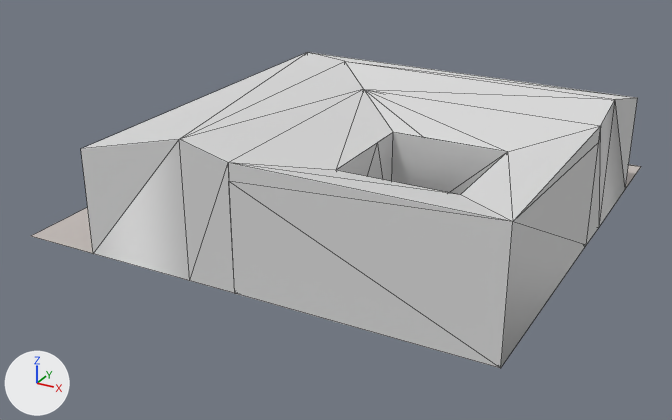
Before and after pictures for a commit that changed the OBJ model assets/stl_export/rr2r.obj.
Rendered twice from a 50 mm lens placed at (26.1, -51.1, 24.3), pointed at (-0.7, -2.5, -0.1). Lighting does not change. The marker at lower left points along +X, +Y and +Z. The first picture is the older version. Mesh edges are drawn as thin lines. Where no turn or scale is listed for an object, it has been applied to the vertices. Vertices at exactly the same position are counted once.

In view in the first picture: 'rr2r'.
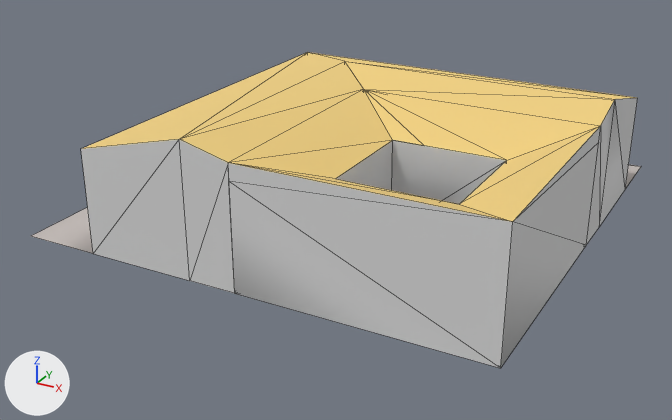
What the commit changed:
Material 'cortyard' (mat_cortyard) is new.
Its base color is (0.878, 0.792, 0.651) (pale yellow #f1e6d3).
Its roughness is 1.0.
Material 'Material' (mat_material) is new.
Its base color is (0.878, 0.639, 0.224) (yellow #f1d182).
Its roughness is 1.0.
me_rr2r is used by ob_rr2r; location (0.0, 0.0, 0.0).
me_rr2r had 35 vertices, 78 faces and spanned x -15.0..15.0, y -15.0..15.0, z 0.0..8.3.
me_rr2r now has 34 vertices, 72 faces and spans x -15.0..15.0, y -15.0..15.0, z 0.0..8.3.
Part 1, on me_rr2r:
5 vertices are removed from x 4.0..11.0, y -11.0..-4.0, z 6.5.
28 faces are deleted.
1 vertex moves from x 6.0, y -4.0, z 6.5 to x 6.0, y -4.0, z 6.0.
4 vertices are added at (11.0, -4.0, 6.0), (4.0, -4.0, 6.0), (4.0, -11.0, 6.0), (11.0, -11.0, 6.0).
2 new faces join them, mat_cortyard (pale yellow #f1e6d3).
11 new faces join them, mat_default (light grey #dadada).
9 new faces join them, mat_material (yellow #f1d182).
me_rr2r part 2: 8 faces spanning x -10.0..15.0, y -15.0..10.0, z 6.5..8.3 switch from mat_default (light grey #dadada) to mat_material (yellow #f1d182).
me_rr2r gains material mat_cortyard (pale yellow #f1e6d3).

Where the change shows, as pixel boxes (x1, y1, x2, y2) in the pictures (672 x 420 px; the box of a moved part takes in the faces that stretch with it):
part 1 of me_rr2r, moved or reshaped
    both: (229, 89, 600, 222)
part 2 of me_rr2r, recoloured (light grey to yellow)
    both: (82, 52, 637, 163)
